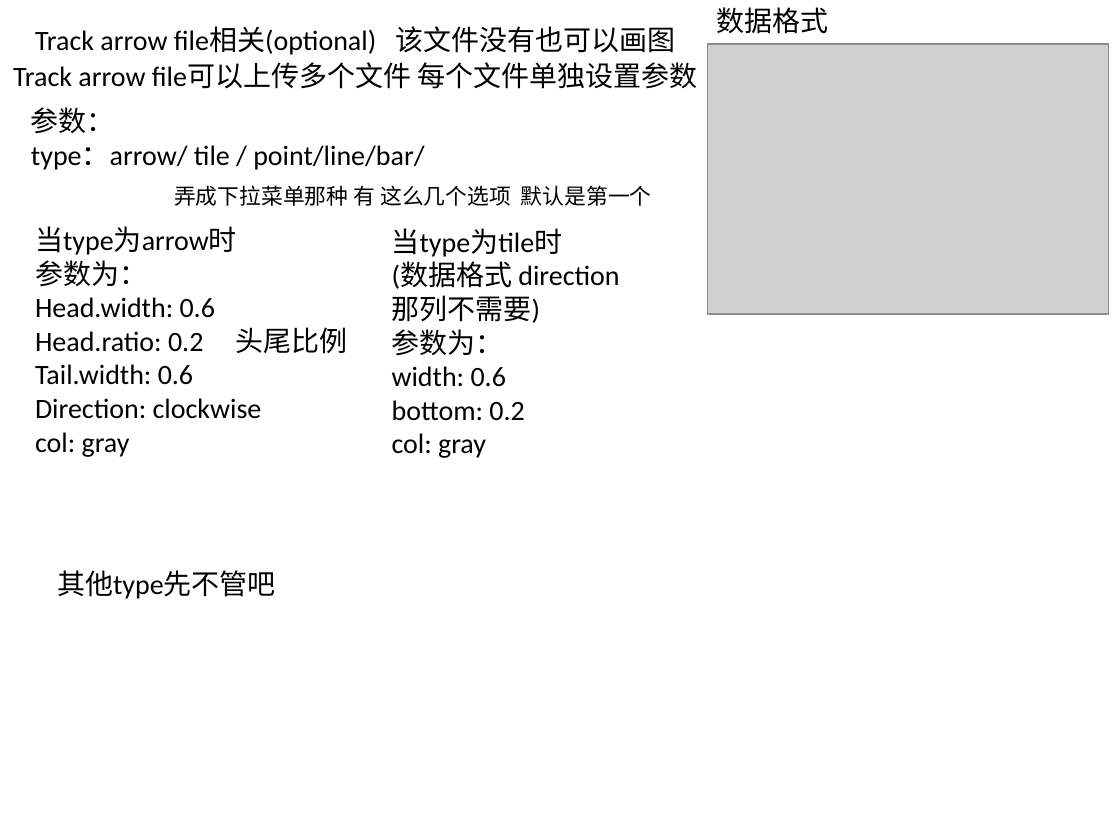
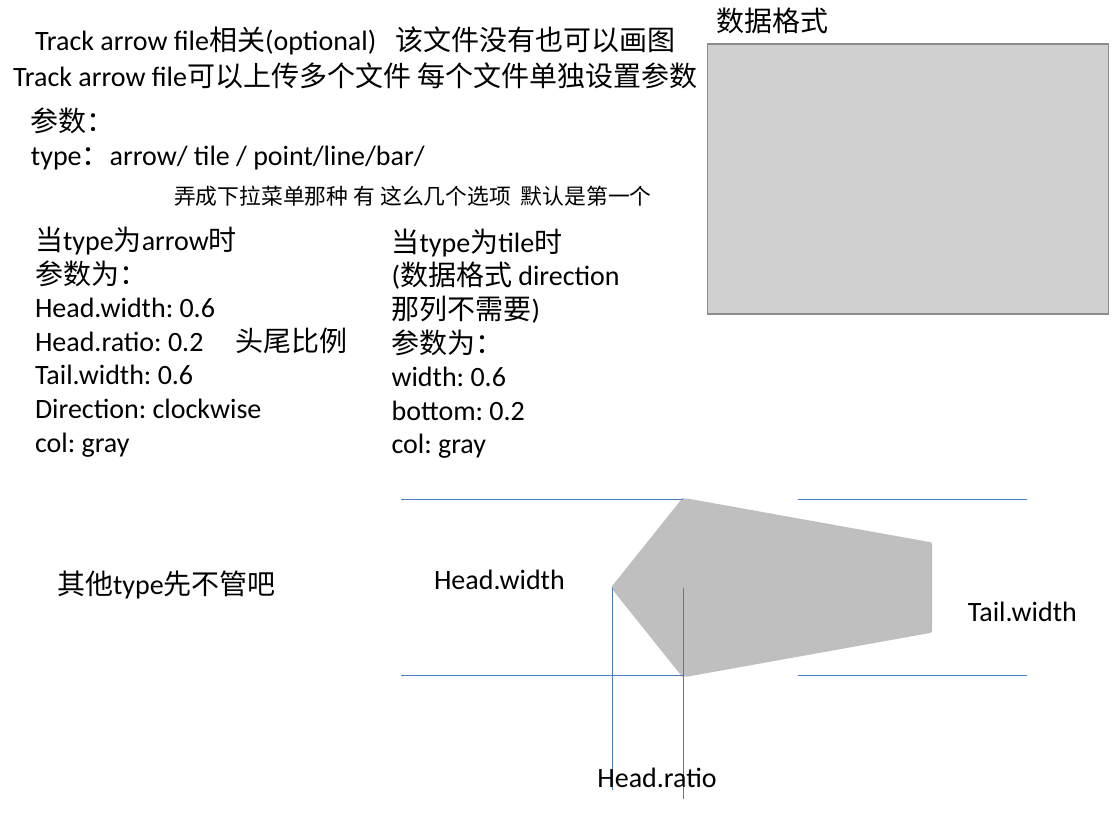
Before and after one commit to Zeffiretti/FreeCircos, a slide deck: slide 3 of resource/testfile/参数需求.pptx. Drawn at 1120x840 pixels with LibreOffice and Linux fonts; fonts in the diff are those of the drawing; grey boxes stand for pictures. Boxes give left, top, right and bottom in pixels: in the first picture for what was removed or moved away, otherwise in the second. Text is boxed around its words. In the diff, an @@ line names an element or a change of style, - is before the commit and + after.

Commit message:
fix trackarrow paint in .pptx file

```diff
--- a/resource/testfile/参数需求.pptx
+++ b/resource/testfile/参数需求.pptx
@@ line added from (683, 500) to (401, 500), #4B7EBC 0.75 pt @@
@@ triangle added at <box>613,500,683,675</box>, fill #BFBFBF, outline #BFBFBF 2 pt @@
@@ trapezoid added at <box>687,501,931,675</box>, fill #BFBFBF, outline #BFBFBF 2 pt @@
@@ line added from (799, 500) to (1027, 500), #4B7EBC 0.75 pt @@
@@ text added at <box>434,569,565,590</box>, 18 pt, text #000000 @@
+Head.width
@@ line added from (613, 588) to (613, 791), #4B7EBC 0.75 pt @@
@@ line added from (683, 588) to (683, 800), #4B7EBC 0.75 pt @@
@@ text added at <box>968,601,1077,622</box>, 18 pt, text #000000 @@
+Tail.width
@@ line added from (683, 675) to (401, 675), #4B7EBC 0.75 pt @@
@@ line added from (799, 675) to (1027, 675), #4B7EBC 0.75 pt @@
@@ text added at <box>597,764,716,794</box>, 18 pt, text #000000 @@
+Head.ratio
```
